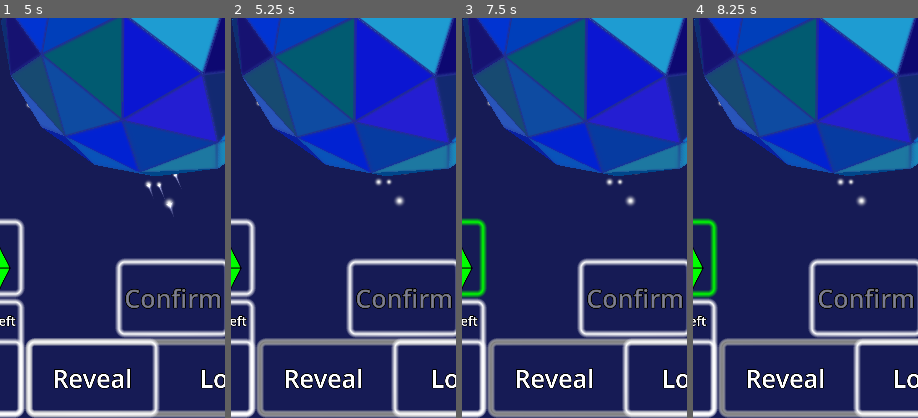
Above: before the commit, frames 1-4 (left to right).
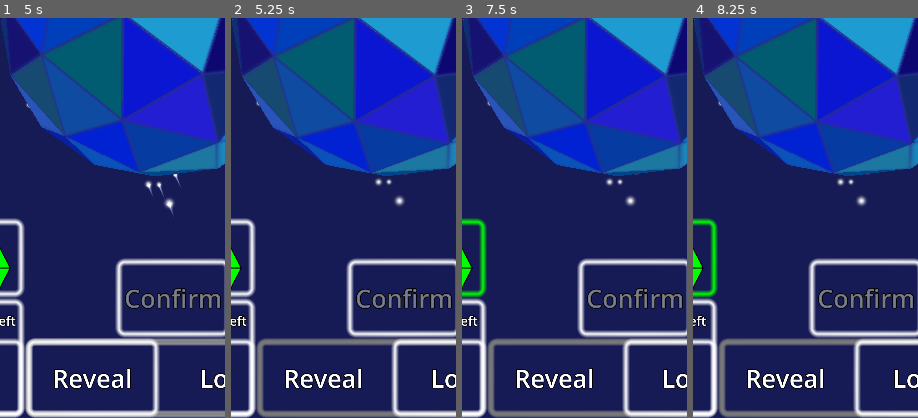
Above: after the commit, the same moments.

Repository: WalynC/sphereSweeperGodot
Game: Godot game, scene res://mainScenes/menu_scene.tscn
The game is run twice, just before and just after one commit, with the same random seed, the same clock (stepped at 60 frames per second) and the same inputs. Sound files missing from this copy of the repository are replaced by a short silence.
Inputs (mouse positions are % of the whole screen's width and height, from its top left):
- Up to frame 1 (5 s): click "New" at 0.5 s; tap Enter at 1.25 s; move the mouse to (72, 45) at 1.27 s; hold Down (scroll_down) 1.28-2 s; click (72, 45) at 1.42 s; click "Play" at 2 s; drag from (30, 55) to (45, 70) at 2.77 s; click (10, 80) at 3.5 s; click "0" at 4.25 s
- Up to frame 2 (5.25 s): click (50, 95) at 5 s
- Up to frame 3 (7.5 s): click "0:00" at 5.75 s; click "0" at 6.5 s; click (10, 80) at 7.25 s
- Up to frame 4 (8.25 s): click "0" at 8 s
The pictures show only the part of the screen within x 14-64%, y 50-100%; the shares and areas given below are measured in that part.

Frame 1 is identical in both runs. In frame 2, 1.5% of the frame differs, in the area x 11-74%, y 80-100%; in frame 3, 1.5%; in frame 4, 1.5%.

Commit message:
Fixes lack of indicator for selection on night theme

Diff:
--- /dev/null
+++ b/visualThemes/nightVisualTheme/Night_panel_dim.tres
@@ -0,0 +1,11 @@
+[gd_resource type="StyleBoxTexture" load_steps=2 format=3 uid="uid://c2ya0scdxnmed"]
+
+[ext_resource type="Texture2D" uid="uid://bc3pf5qrr28e4" path="res://darkUI2.png" id="1_rcno6"]
+
+[resource]
+texture = ExtResource("1_rcno6")
+texture_margin_left = 30.0
+texture_margin_top = 30.0
+texture_margin_right = 30.0
+texture_margin_bottom = 30.0
+modulate_color = Color(0.533333, 0.533333, 0.533333, 1)
--- a/visualThemes/nightVisualTheme/nightTheme.tres
+++ b/visualThemes/nightVisualTheme/nightTheme.tres
@@ -1,7 +1,8 @@
-[gd_resource type="Theme" load_steps=4 format=3 uid="uid://bchh2rjn1dcmx"]
+[gd_resource type="Theme" load_steps=5 format=3 uid="uid://bchh2rjn1dcmx"]
 
 [ext_resource type="StyleBox" uid="uid://c213432vcecjo" path="res://visualThemes/nightVisualTheme/Night_panel.tres" id="1_s87gc"]
 [ext_resource type="Texture2D" uid="uid://bc3pf5qrr28e4" path="res://darkUI2.png" id="2_kq7qg"]
+[ext_resource type="StyleBox" uid="uid://c2ya0scdxnmed" path="res://visualThemes/nightVisualTheme/Night_panel_dim.tres" id="2_x4cw8"]
 [ext_resource type="StyleBox" uid="uid://dog2d50icaoa2" path="res://visualThemes/nightVisualTheme/Night_sliderLeft.tres" id="3_froqt"]
 
 [resource]
@@ -12,7 +13,7 @@
 Button/styles/focus = ExtResource("1_s87gc")
 Button/styles/hover = ExtResource("1_s87gc")
 Button/styles/normal = ExtResource("1_s87gc")
-Button/styles/pressed = ExtResource("1_s87gc")
+Button/styles/pressed = ExtResource("2_x4cw8")
 HSlider/icons/grabber = ExtResource("2_kq7qg")
 HSlider/icons/grabber_disabled = ExtResource("2_kq7qg")
 HSlider/icons/grabber_highlight = ExtResource("2_kq7qg")
